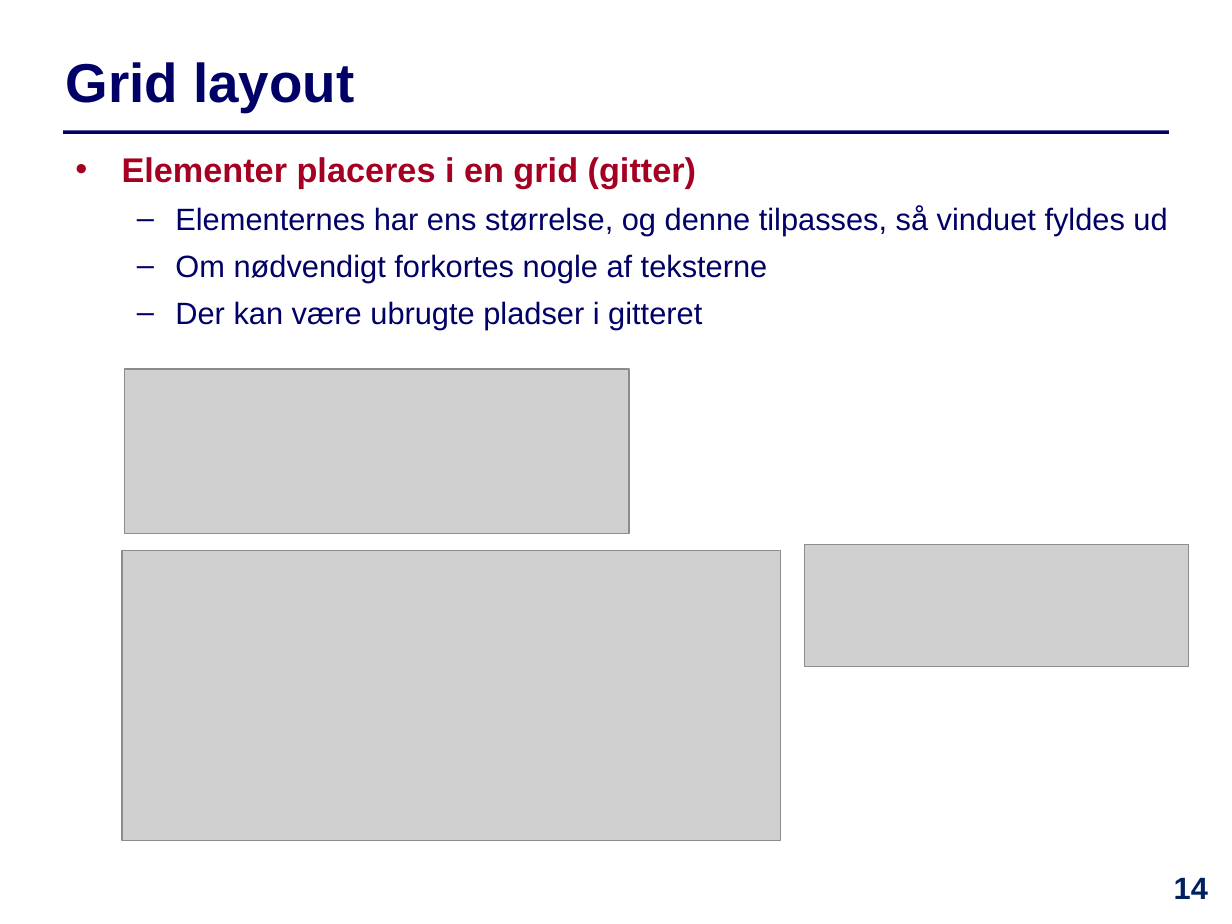
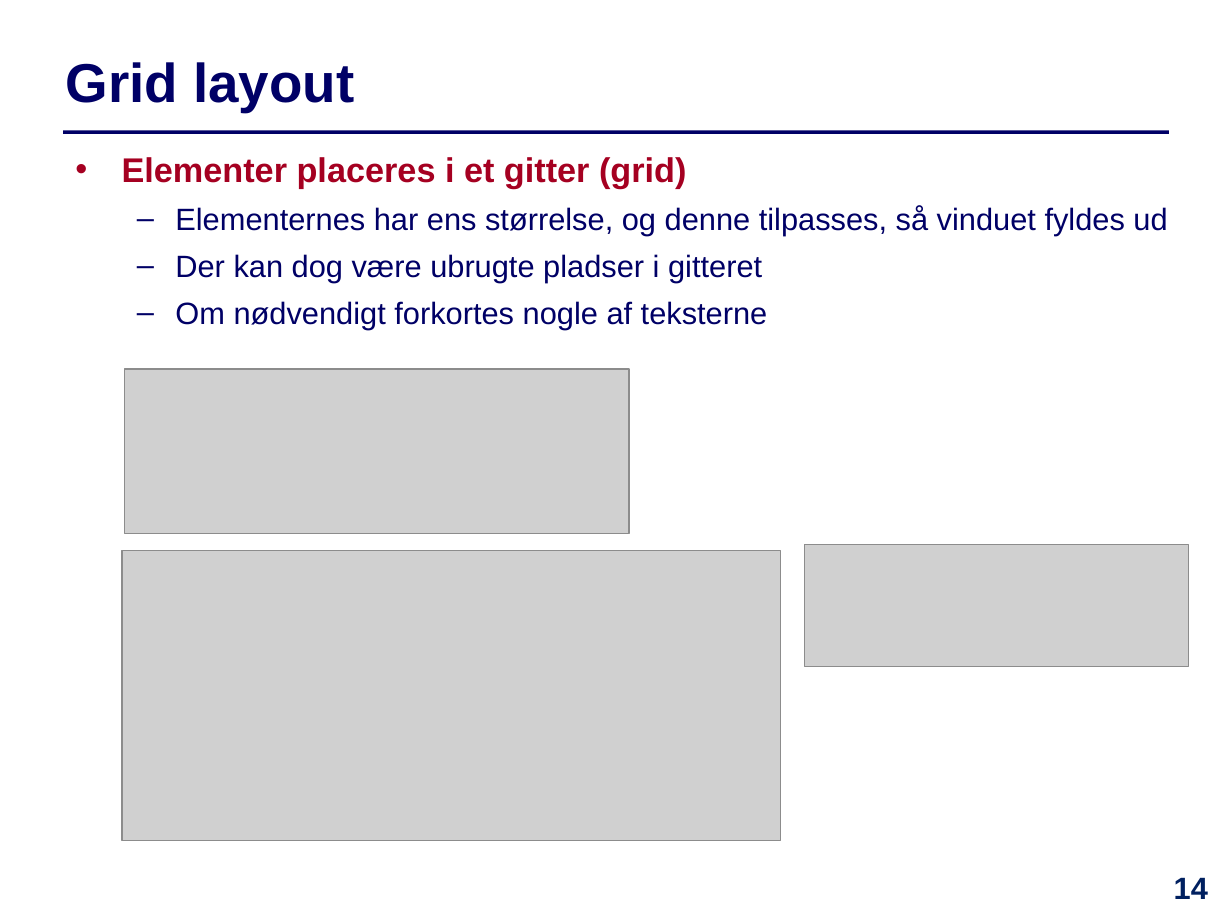
Before and after one commit to IntProgAU/Materiale, a slide deck: slide 14 of web/e22/uge_13/Slides-Uge13.pptx. Drawn at 1232x924 pixels with LibreOffice and Linux fonts; fonts in the diff are those of the drawing; grey boxes stand for pictures. Boxes give left, top, right and bottom in pixels: in the first picture for what was removed or moved away, otherwise in the second. Text is boxed around its words. In the diff, an @@ line names an element or a change of style, - is before the commit and + after.

```diff
--- a/web/e22/uge_13/Slides-Uge13.pptx
+++ b/web/e22/uge_13/Slides-Uge13.pptx
@@ text at (122,157,686,188): text changed @@
-  • Elementer placeres i en grid (gitter)
+  • Elementer placeres i et gitter (grid)
@@ text at (175,254,762,282): paragraph added @@
+  – Der kan dog være ubrugte pladser i gitteret
@@ text at (175,301,702,330): paragraph removed @@
-  – Der kan være ubrugte pladser i gitteret
```
Also in this commit, not shown: 14 other slides changed, 2 slides removed, 3 other files.
